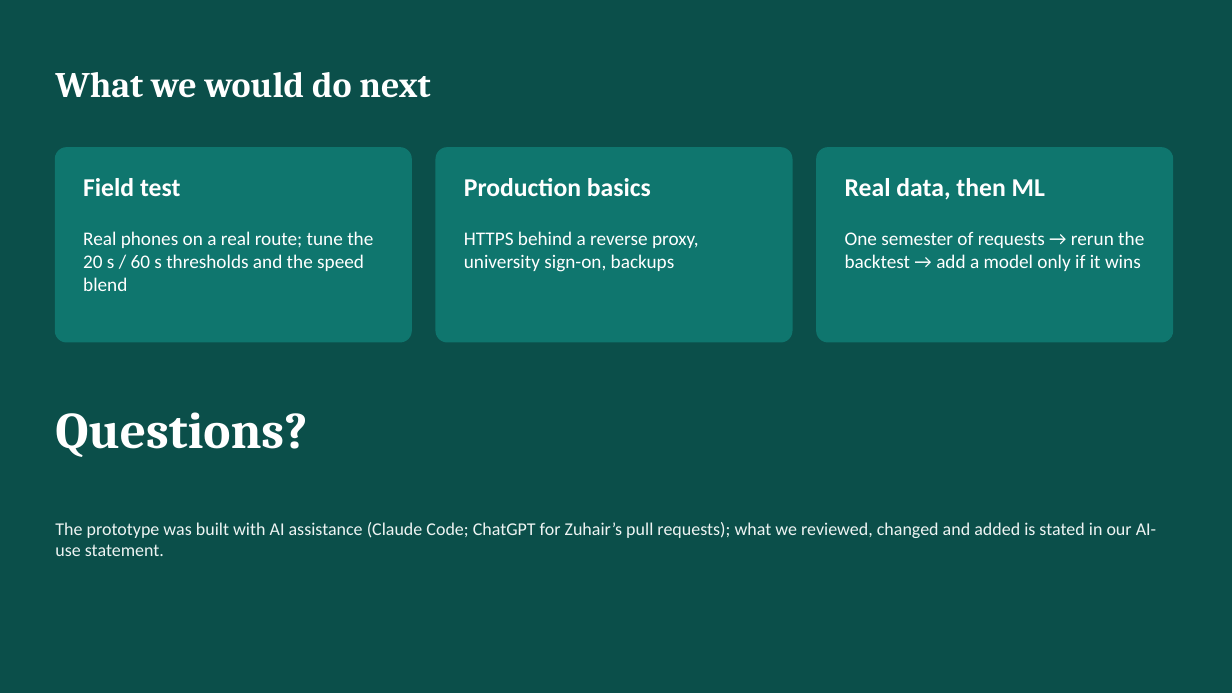
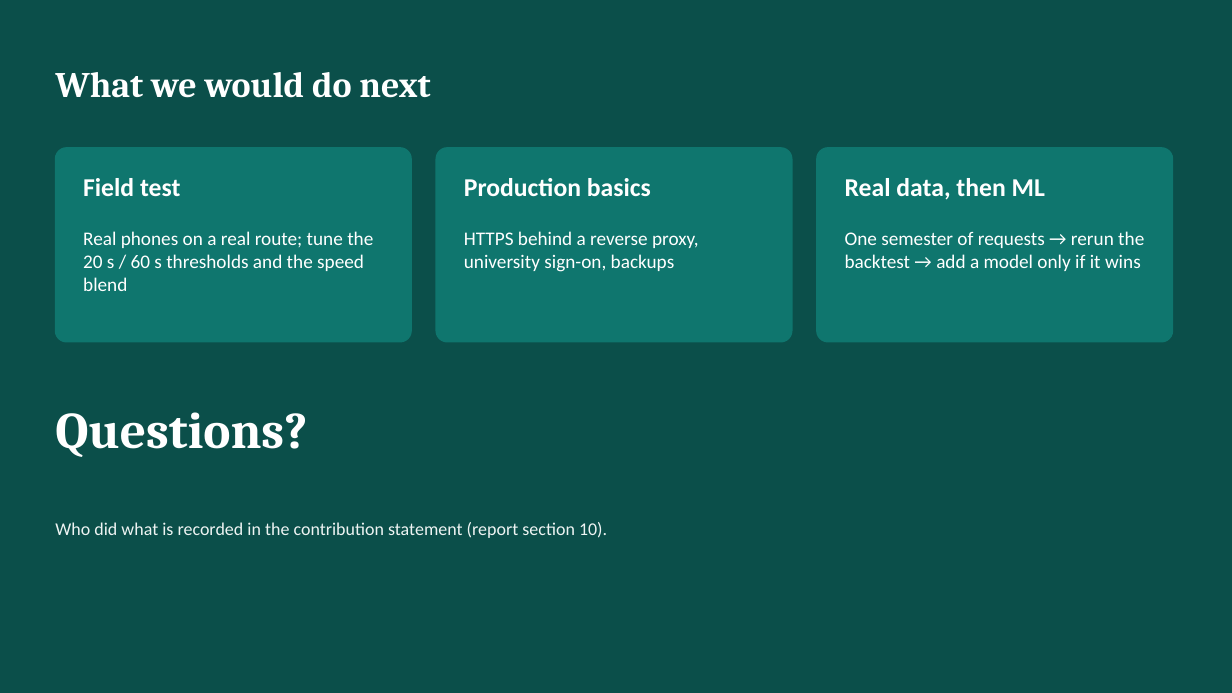
Before and after one commit to abdullahshammari796-ctrl/CampusShuttle, a slide deck: slide 14 of docs/presentation/campus-shuttle-presentation.pptx. Drawn at 1232x693 pixels with LibreOffice and Linux fonts; fonts in the diff are those of the drawing. Boxes give left, top, right and bottom in pixels: in the first picture for what was removed or moved away, otherwise in the second. Text is boxed around its words. In the diff, an @@ line names an element or a change of style, - is before the commit and + after.

```diff
--- a/docs/presentation/campus-shuttle-presentation.pptx
+++ b/docs/presentation/campus-shuttle-presentation.pptx
@@ text at <box>55,522,607,538</box>: text changed @@
-The prototype was built with AI assistance (Claude Code; ChatGPT for Zuhair’s pull requests); what we reviewed, changed and added is stated in our AI-use statement.
+Who did what is recorded in the contribution statement (report section 10).
```
Also in this commit, not shown: 21 other files.
